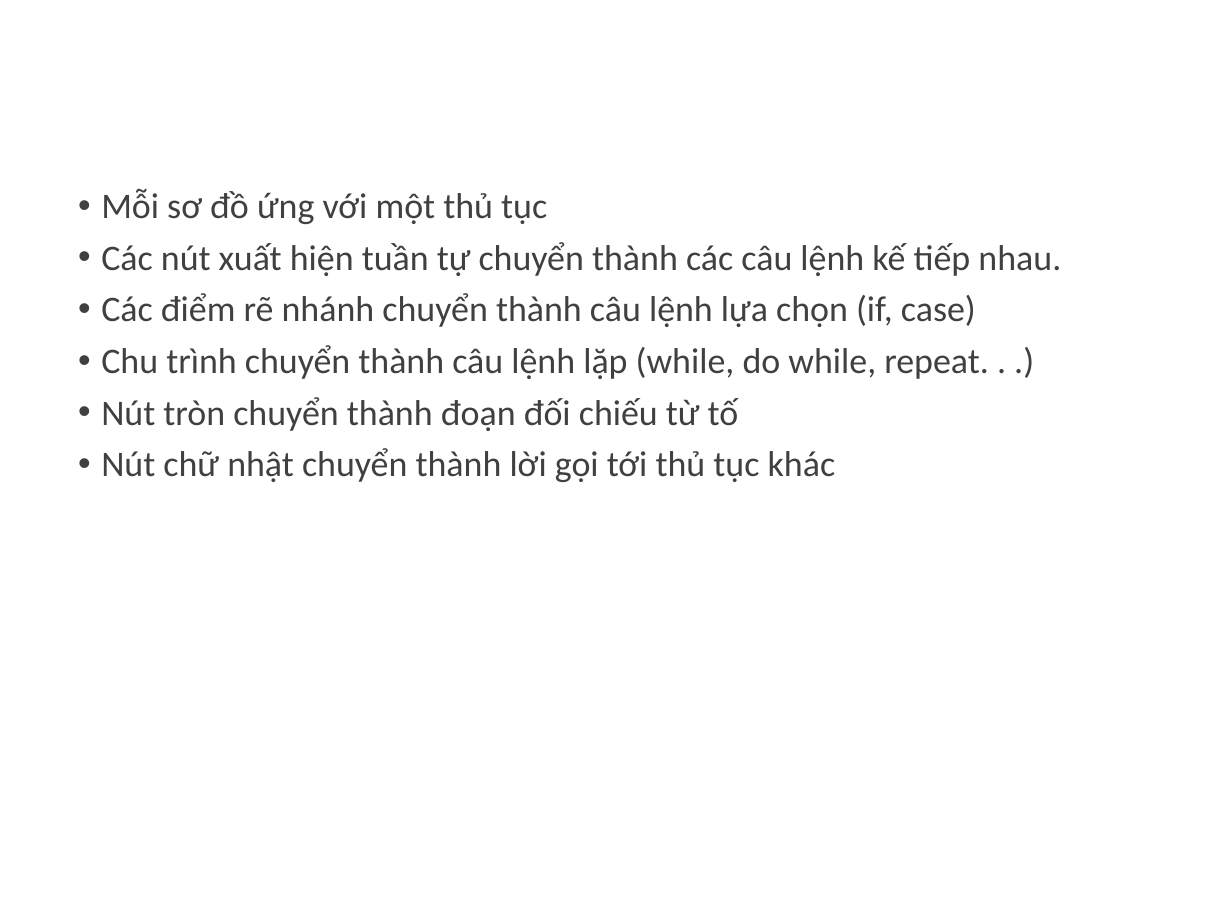
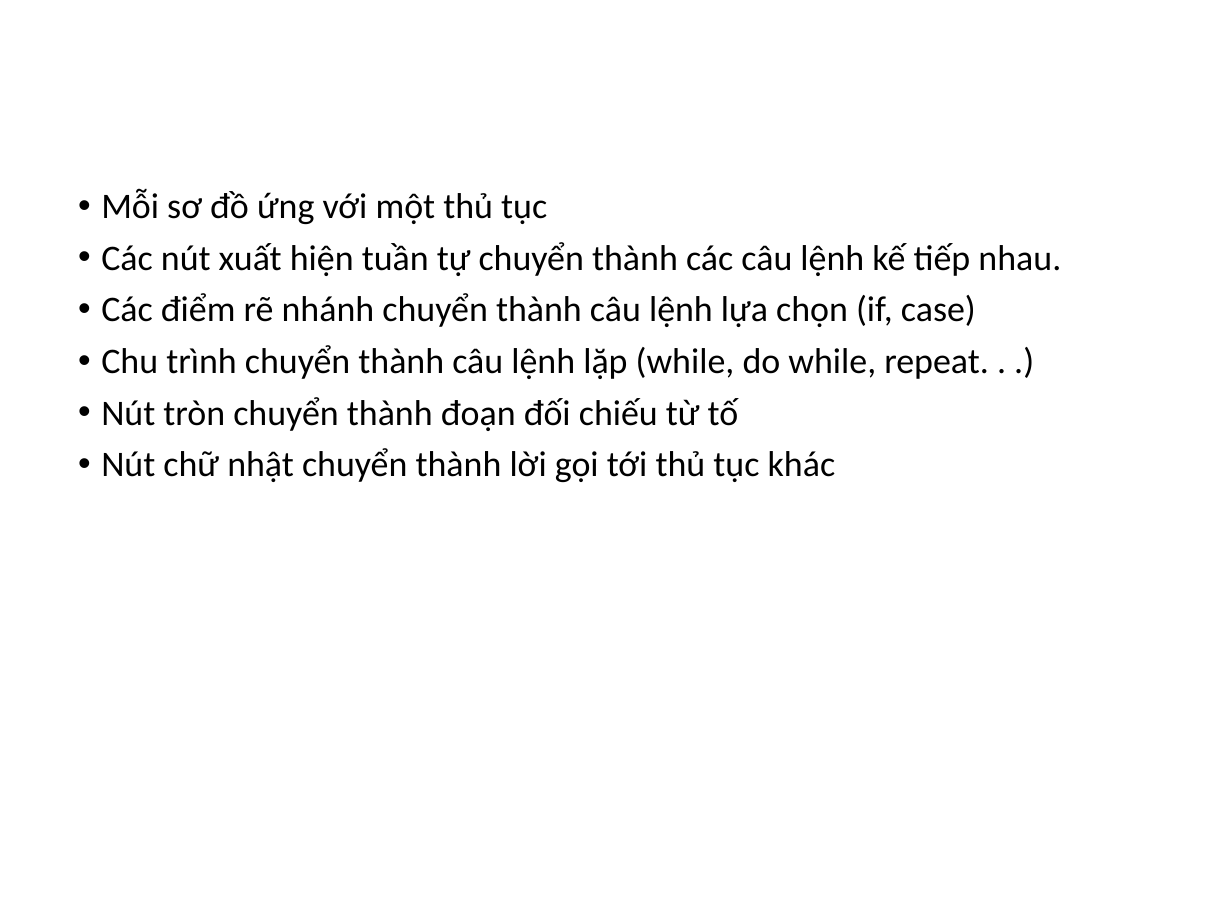
Before and after one commit to dangxuanvuong98/kpl-parser, a slide deck: slide 4 of BaoCao/Nhom3.pptx. Drawn at 1232x924 pixels with LibreOffice and Linux fonts; fonts in the diff are those of the drawing; background and template pictures are left out. Boxes give left, top, right and bottom in pixels: in the first picture for what was removed or moved away, otherwise in the second. Text is boxed around its words. In the diff, an @@ line names an element or a change of style, - is before the commit and + after.

```diff
--- a/BaoCao/Nhom3.pptx
+++ b/BaoCao/Nhom3.pptx
@@ text "Mỗi sơ đồ ứng với ..." at box(101, 188, 1061, 482): text colour #404040 to #000000 @@
```
Also in this commit, not shown: 4 other slides changed, 3 slides added, 1 slide removed, 1 other file.
